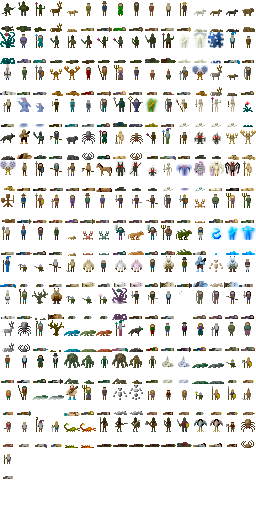
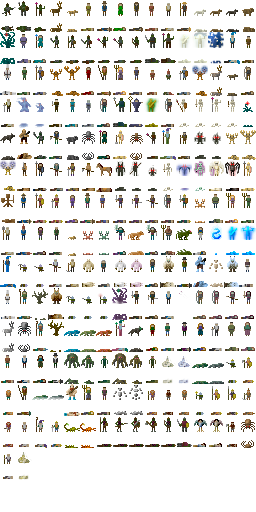
Layered file, before and after one edit (256x512). Changes by layer:
painted on "Background" over [left=16, top=452, right=32, bottom=480]
